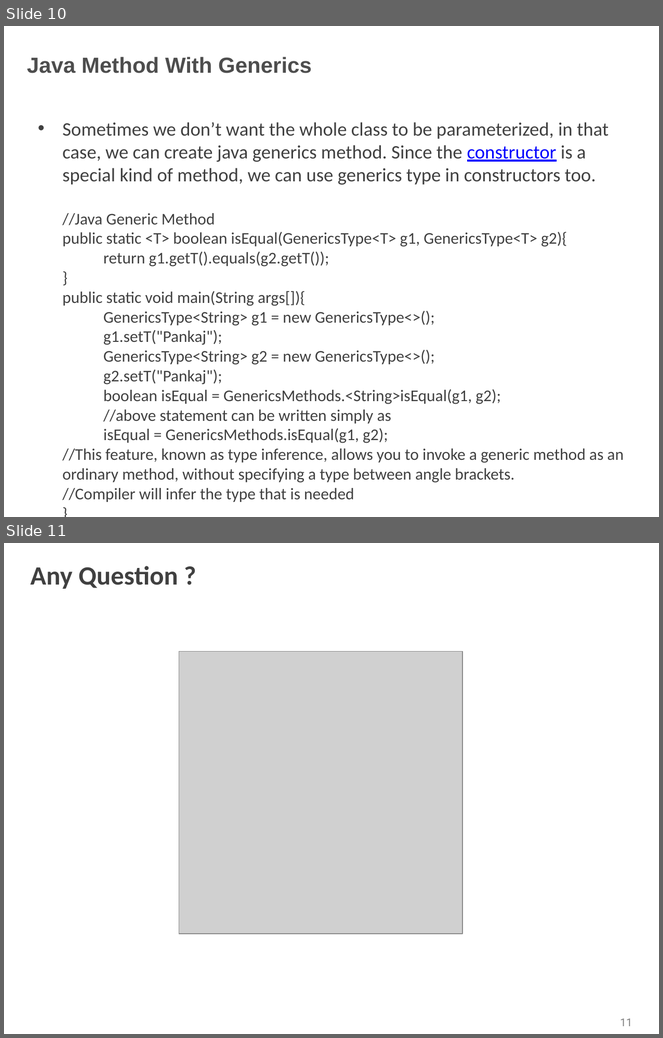
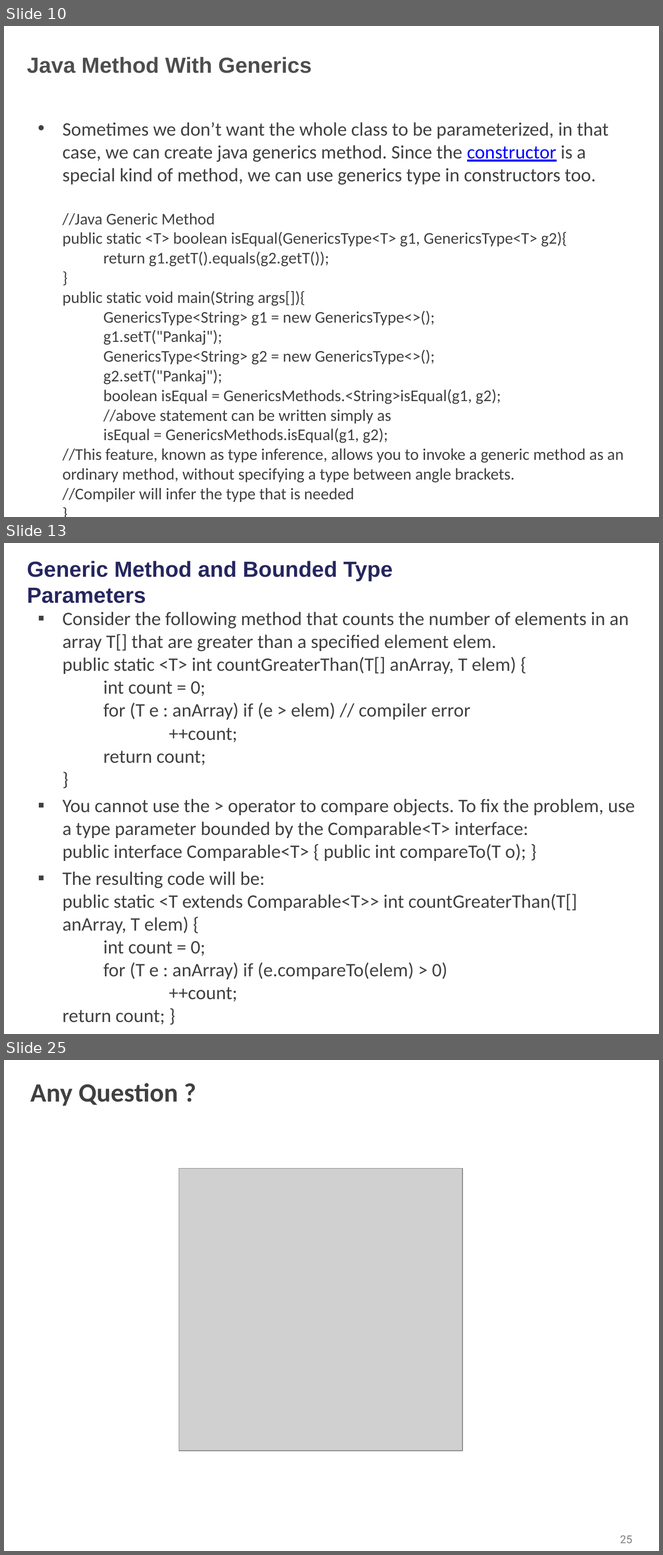
Before and after one commit to shalini06mittal/NCPIWS, a slide deck: ppt/Generics_Refresher.pptx. Shown one above the other, each under a label of ours: slides 10 and 11 before the commit, slides 10, 13 and 25 after it; the slides between them are not shown. The pictures are 663x1038 and 663x1555 pixels, drawn with LibreOffice and Linux fonts; fonts in the diff are those of the drawing; grey boxes stand for pictures; background and template pictures are left out. Boxes give left, top, right and bottom in pixels: in the first picture for what was removed or moved away, otherwise in the second. Text is boxed around its words. In the diff, an @@ line names an element or a change of style, - is before the commit and + after.

Commit message:
Generics PPT

```diff
--- a/ppt/Generics_Refresher.pptx
+++ b/ppt/Generics_Refresher.pptx
@@ slide 13 added at [4,543,659,1034], background picture (left out) @@
@@ title added at [27,561,393,603], 24 pt, text #25265E, bold @@
+Generic Method and Bounded Type Parameters
@@ text added at [62,612,635,1025], 21 pt, text #404040 @@
+▪ Consider the following method that counts the number of elements in an array T[] that are greater than a specified element elem.
+  public static <T> int countGreaterThan(T[] anArray, T elem) {
+  int count = 0;
+  for (T e : anArray) if (e > elem) // compiler error
+  ++count;
+  return count;
+  }
+▪ You cannot use the > operator to compare objects. To fix the problem, use a type parameter bounded by the Comparable<T> interface:
+  public interface Comparable<T> { public int compareTo(T o); }
+▪ The resulting code will be:
+  public static <T extends Comparable<T>> int countGreaterThan(T[] anArray, T elem) {
+  int count = 0;
+  for (T e : anArray) if (e.compareTo(elem) > 0)
+  ++count;
+  return count; }
@@ what was slide 11 is now slide 25 @@
@@ page number at [620,1536,633,1544]: text changed @@
-11
+25
```
Also in this commit, not shown: 13 other slides added, 5 other files.
